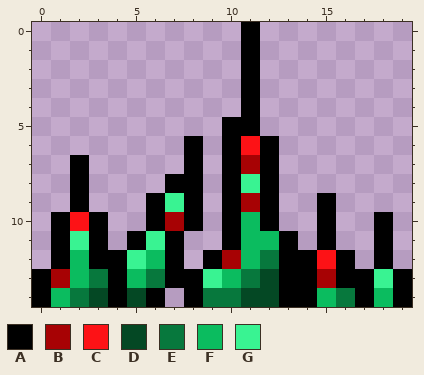
Edited in one commit: pixel-art sprite (Grafiki/Obiekty/Kolce1.png). This is how it looked before the edit.
The file is 20x15 pixels.
Palette (. is transparent): A #000000  B #a70204  C #fd1216  D #044824  E #07783d  F #0bbc5f  G #39f392
Pixels before, first column x 0:
 0 ...........A........
 1 ...........A........
 2 ...........A........
 3 ...........A........
 4 ...........A........
 5 ..........AA........
 6 ........A.ACA.......
 7 ..A.....A.ABA.......
 8 ..A....AA.AGA.......
 9 ..A...AGA.ABA..A....
10 .ACA..ABA.AFA..A..A.
11 .AGA.AGA..AFFA.A..A.
12 .AFAAGFA.ABFEAACA.A.
13 ABFEAFEAAGFEDAABAAGA
14 AFEDADA.AEEDDAAFEAFA
Once edited:
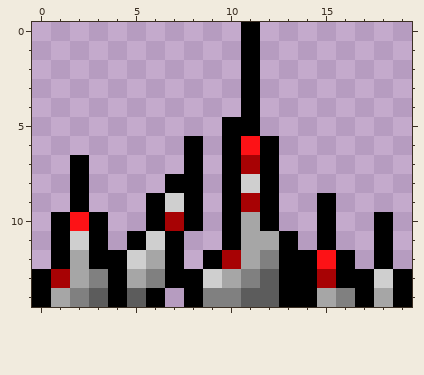
The edit:
colour D: #044824 -> #5c5c5c
colour E: #07783d -> #808080
colour F: #0bbc5f -> #a6a6a6
colour G: #39f392 -> #cfcfcf
Boxes around the changes in both pictures, in picture pixels (x1, y1, x2, y2):
changed: (51, 174, 393, 307)
